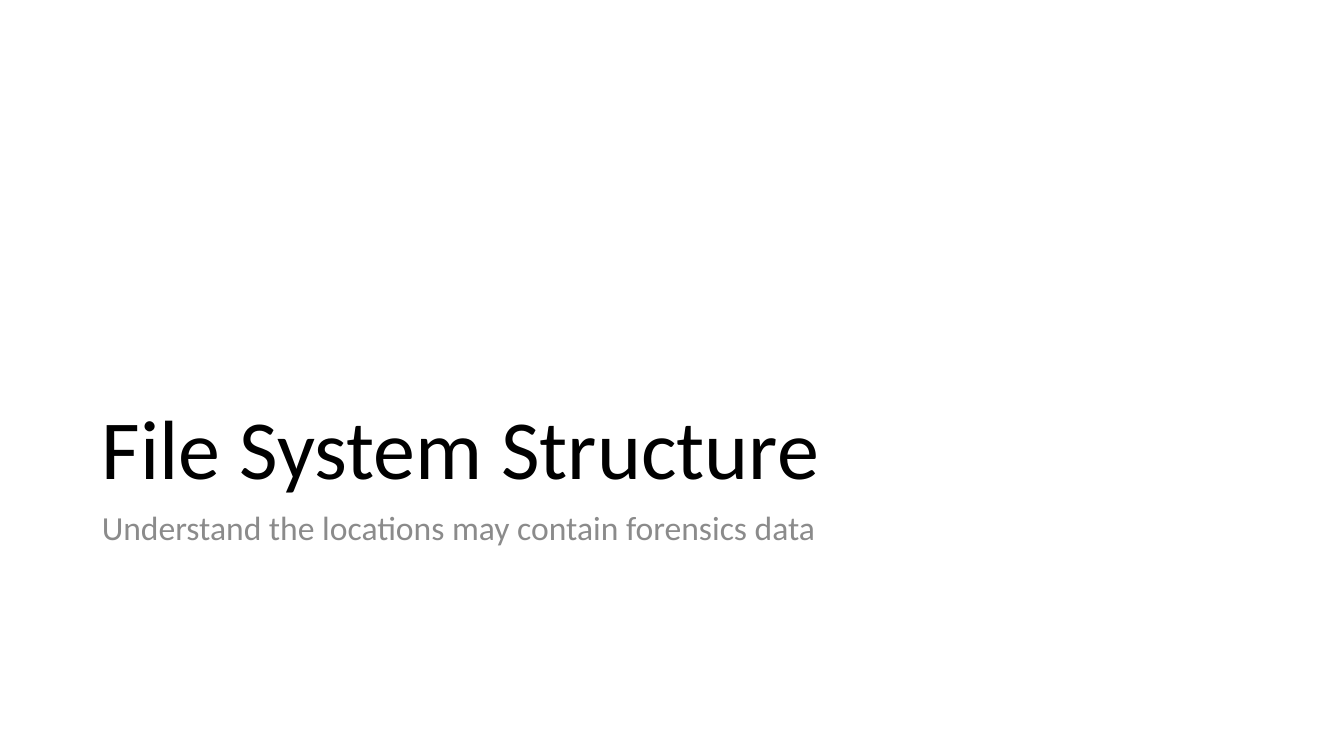
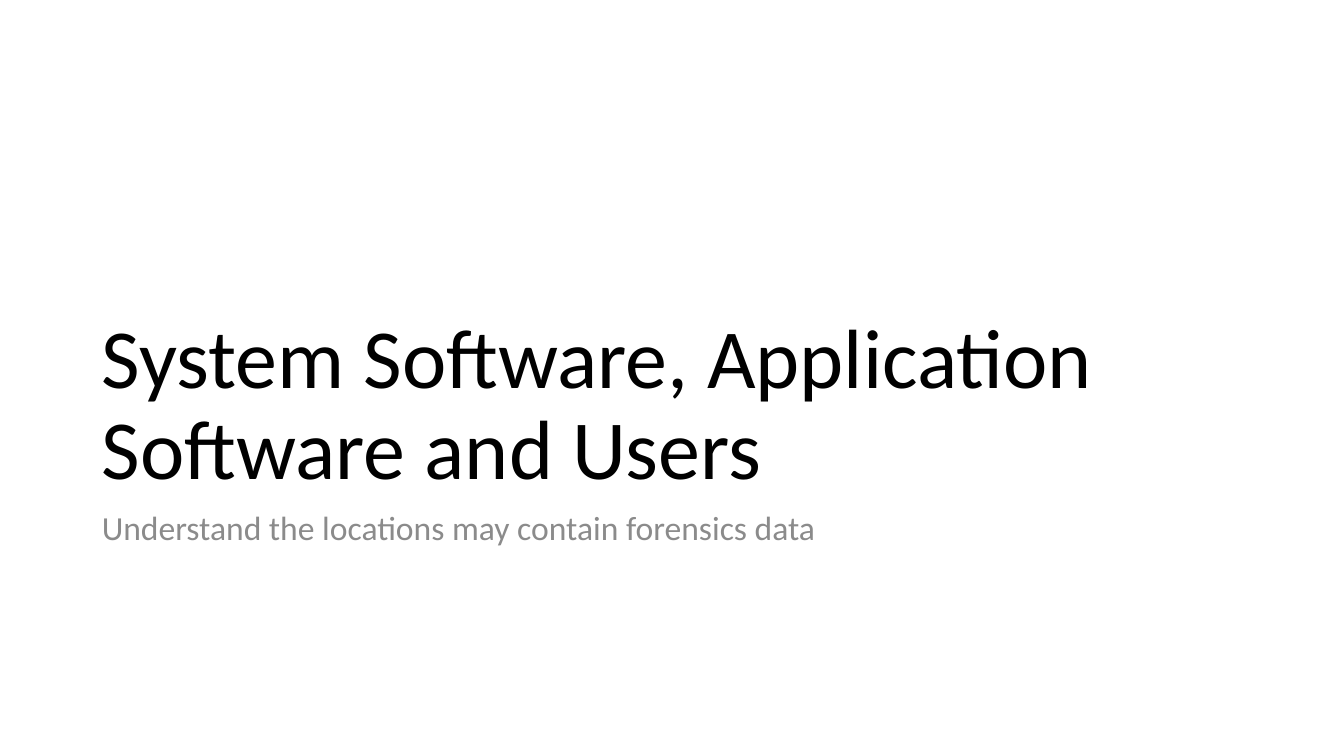
Before and after one commit to frankwxu/digital-forensics-lab, a slide deck: slide 9 of Android10/1_Pixel3_Image.pptx. Drawn at 1344x756 pixels with LibreOffice and Linux fonts; fonts in the diff are those of the drawing; background and template pictures are left out. Boxes give left, top, right and bottom in pixels: in the first picture for what was removed or moved away, otherwise in the second. Text is boxed around its words. In the diff, an @@ line names an element or a change of style, - is before the commit and + after.

```diff
--- a/Android10/1_Pixel3_Image.pptx
+++ b/Android10/1_Pixel3_Image.pptx
@@ title at (102,329,1092,480): text changed @@
-File System Structure
+System Software, Application Software and Users
```
Also in this commit, not shown: 11 slides added, 1 other file.
